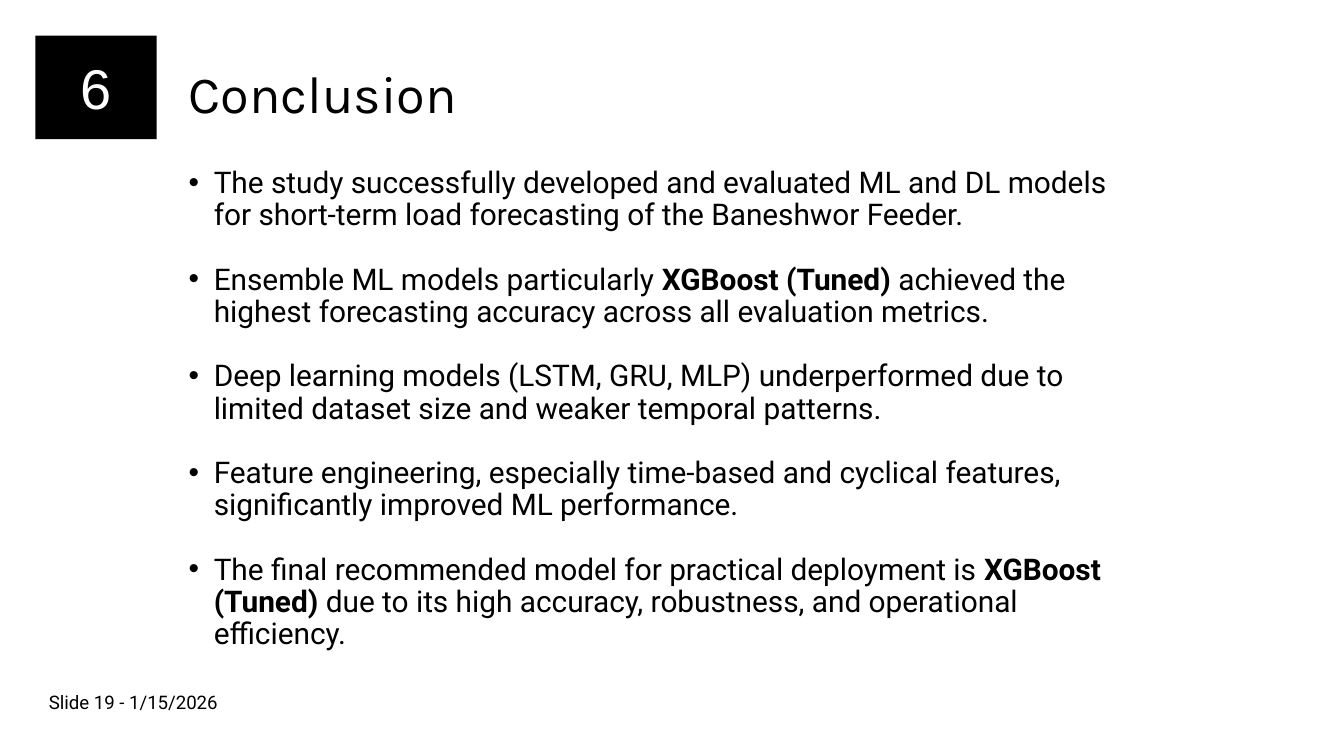
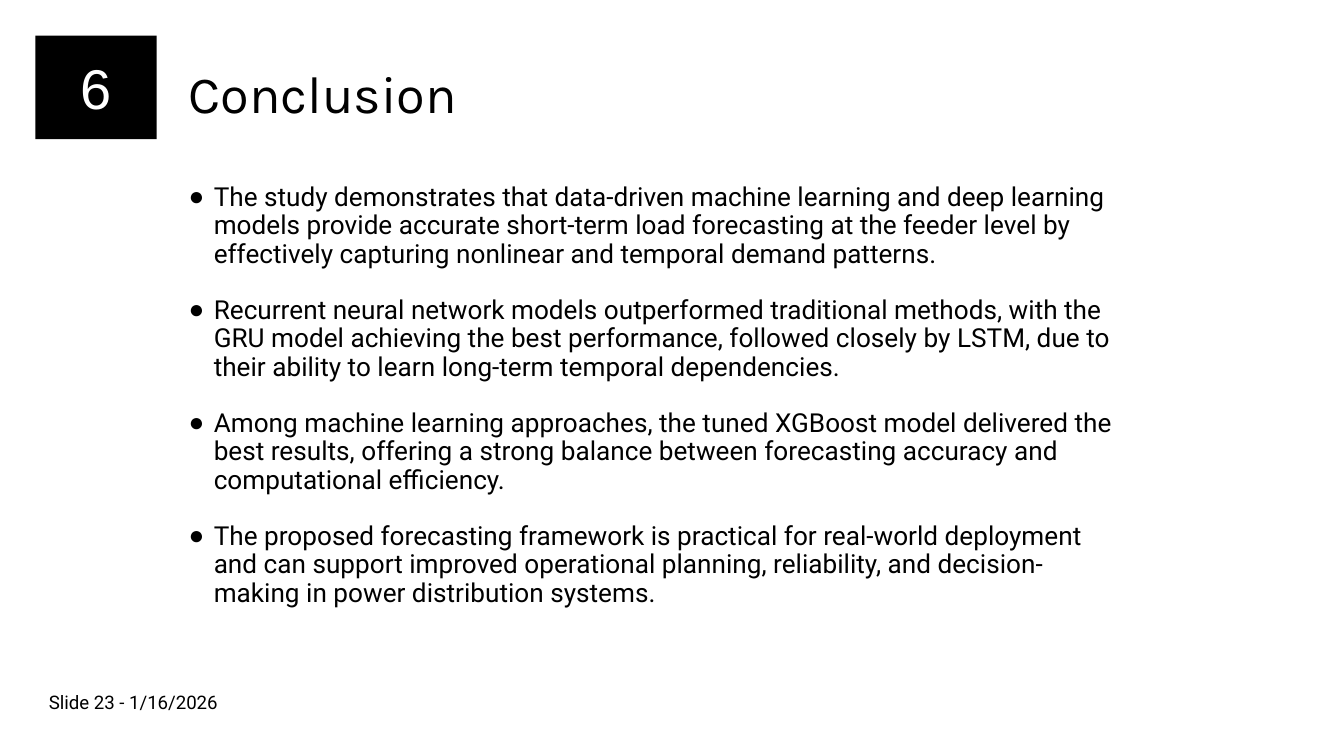
Before and after one commit to bikash0351/feeder, a slide deck: slide 26 of documentation/MW Load Presenation Final.pptx (slide 22 before the commit). Drawn at 1344x756 pixels with LibreOffice and Linux fonts; fonts in the diff are those of the drawing. Boxes give left, top, right and bottom in pixels: in the first picture for what was removed or moved away, otherwise in the second. Text is boxed around its words. In the diff, an @@ line names an element or a change of style, - is before the commit and + after.

```diff
--- a/documentation/MW Load Presenation Final.pptx
+++ b/documentation/MW Load Presenation Final.pptx
@@ subtitle at bbox=[214, 186, 1112, 608]: text changed; size 16 to 14 pt @@
-• The study successfully developed and evaluated ML and DL models for short-term load forecasting of the Baneshwor Feeder.
-• Ensemble ML models particularly XGBoost (Tuned) achieved the highest forecasting accuracy across all evaluation metrics.
-• Deep learning models (LSTM, GRU, MLP) underperformed due to limited dataset size and weaker temporal patterns.
-• Feature engineering, especially time-based and cyclical features, significantly improved ML performance.
-• The final recommended model for practical deployment is XGBoost (Tuned) due to its high accuracy, robustness, and operational efficiency.
+● The study demonstrates that data-driven machine learning and deep learning models provide accurate short-term load forecasting at the feeder level by effectively capturing nonlinear and temporal demand patterns.
+● Recurrent neural network models outperformed traditional methods, with the GRU model achieving the best performance, followed closely by LSTM, due to their ability to learn long-term temporal dependencies.
+● Among machine learning approaches, the tuned XGBoost model delivered the best results, offering a strong balance between forecasting accuracy and computational efficiency.
+● The proposed forecasting framework is practical for real-world deployment and can support improved operational planning, reliability, and decision-making in power distribution systems.
@@ text at bbox=[49, 695, 218, 710]: text changed @@
-Slide 19 - 1/15/2026
+Slide 23 - 1/16/2026
```
Also in this commit, not shown: 19 other slides changed, 4 slides added, 25 other files.
